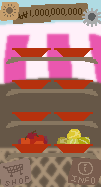
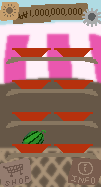
Layer changes from the first w=101, h=187 image to the second:
hid "apple", painted on it over box(18, 130, 48, 144)
hid "chamwe", painted on it over box(57, 129, 90, 144)
showed "watermelon", painted on it over box(22, 130, 48, 144)
